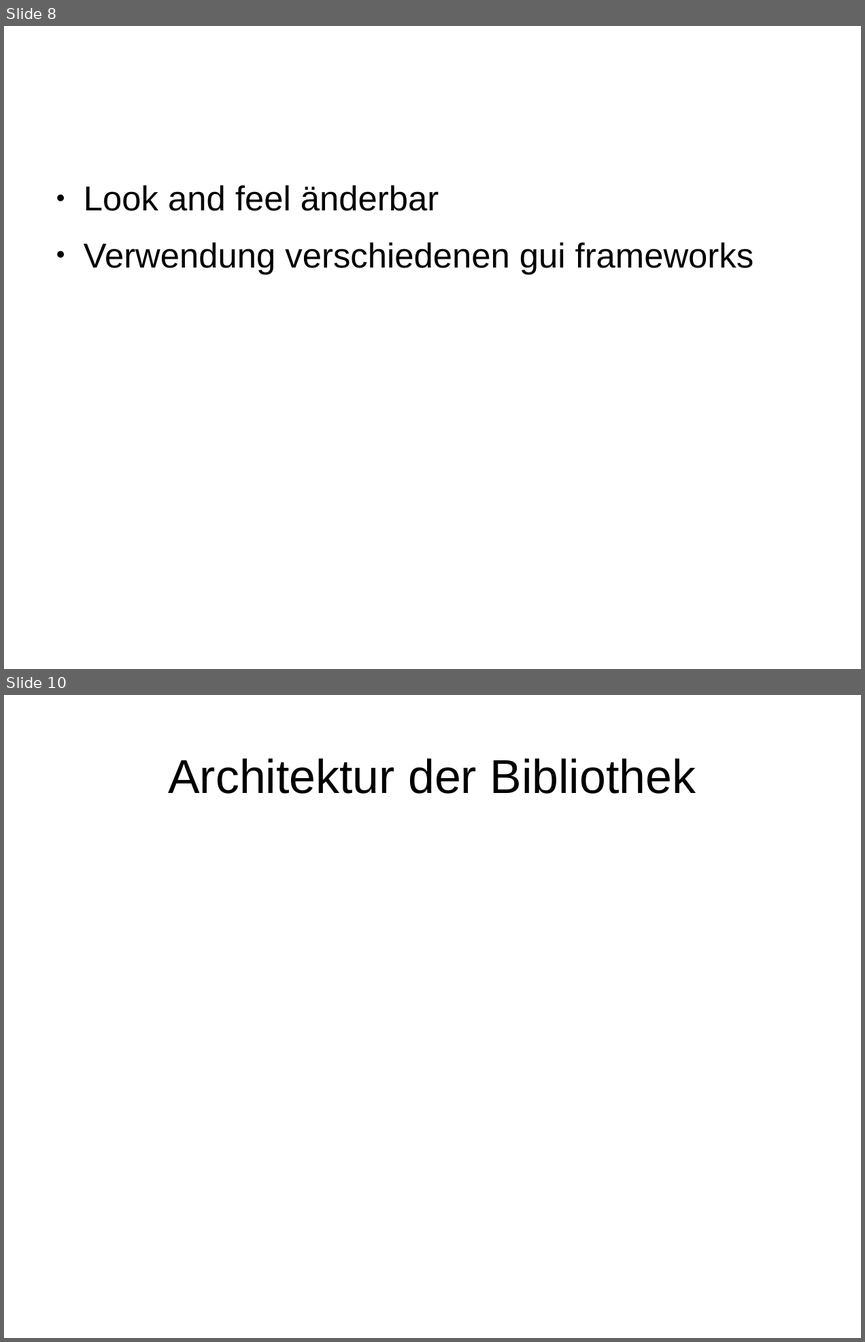
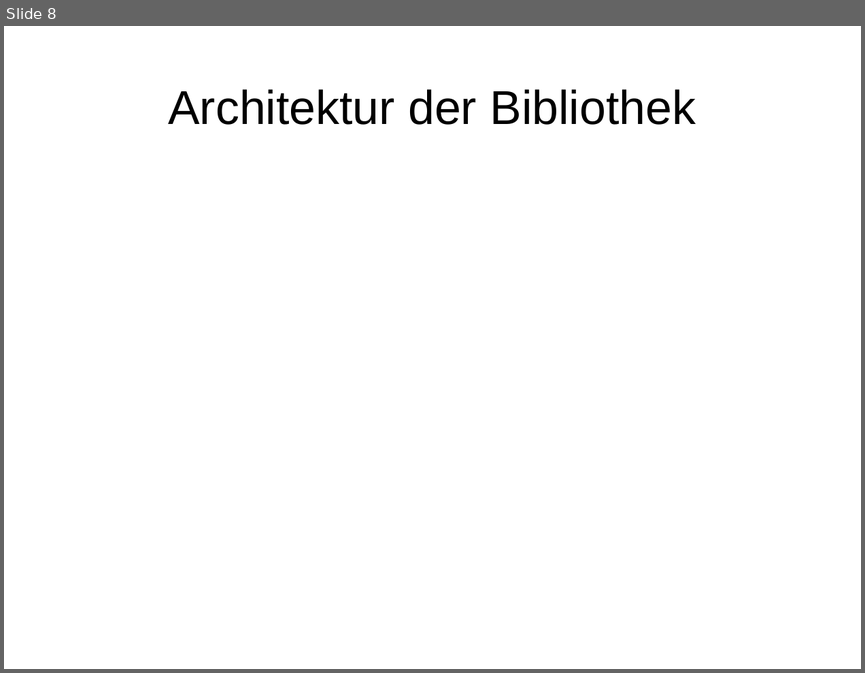
Before and after one commit to hheimbuerger/yaxgl, a slide deck: documents/Praesentationen/Projektabschlusspraesentation.odp. Shown one above the other, each under a label of ours: slides 8 and 10 before the commit, slide 8 after it; the slides between them are not shown. The pictures are 865x1342 and 865x673 pixels, drawn with LibreOffice and Linux fonts; fonts in the diff are those of the drawing; background and template pictures are left out. Boxes give left, top, right and bottom in pixels: in the first picture for what was removed or moved away, otherwise in the second. Text is boxed around its words. In the diff, an @@ line names an element or a change of style, - is before the commit and + after.

```diff
--- a/documents/Praesentationen/Projektabschlusspraesentation.odp
+++ b/documents/Praesentationen/Projektabschlusspraesentation.odp
@@ slide 8 removed at <box>4,26,861,669</box>, background picture (left out) @@
@@ text removed at <box>84,185,753,274</box> @@
-● Look and feel änderbar
-● Verwendung verschiedenen gui frameworks
@@ what was slide 10 is now slide 8 @@
```
Also in this commit, not shown: 6 slides changed, 2 slides added, 2 other slides removed, 7 other files.
